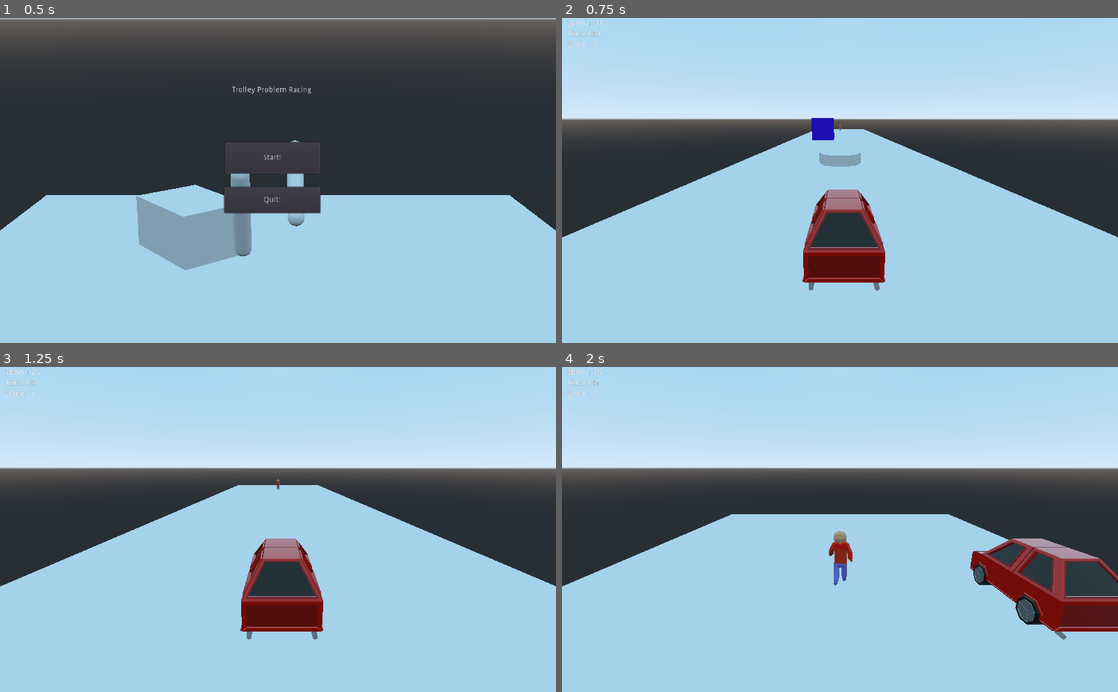
Above: before the commit, frames 1-4 (two rows, left to right).
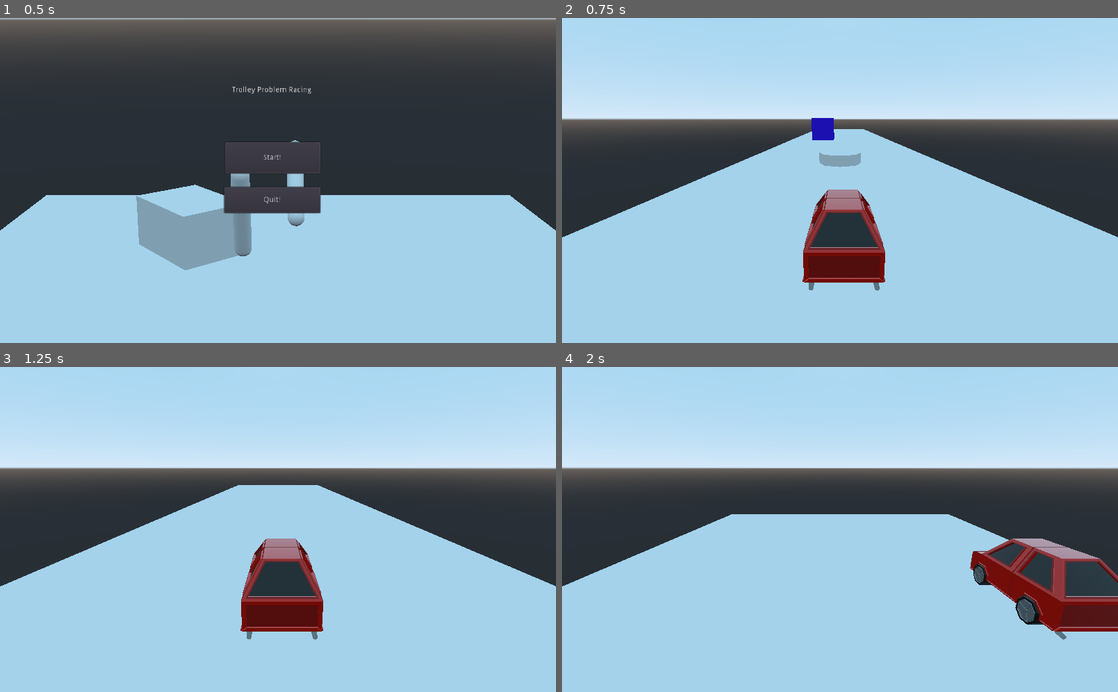
Above: after the commit, the same moments.

Repository: vtlanglois/c220gamejam
Game: Godot game, scene res://UI/Menu/StartMenu.tscn
The game is run twice, just before and just after one commit, with the same random seed, the same clock (stepped at 60 frames per second) and the same inputs.
Inputs:
- Up to frame 1 (0.5 s): no input
- Up to frame 2 (0.75 s): click "Start!" at 0.5 s
- Up to frame 3 (1.25 s): no input
- Up to frame 4 (2 s): hold D (right) from 1.28 s (still down)

Frame 1 is identical in both runs. In frame 2, less than 0.1% of the frame differs, in the area x 1-51%, y 0-35%; in frame 3, 0.1%; in frame 4, 0.5%, in the area x 1-53%, y 0-68%.

Commit message:
Update Game.tscn

Diff:
--- a/Game.tscn
+++ b/Game.tscn
@@ -1,15 +1,12 @@
-[gd_scene load_steps=6 format=2]
+[gd_scene load_steps=5 format=2]
 
 [ext_resource path="res://Road/Road.tscn" type="PackedScene" id=1]
 [ext_resource path="res://Car/Car.tscn" type="PackedScene" id=2]
 [ext_resource path="res://Wrench/Wrench.tscn" type="PackedScene" id=3]
 [ext_resource path="res://People/Sidewalk/sWalker1/sWalker1.tscn" type="PackedScene" id=4]
-[ext_resource path="res://UI/HUD/HUD.tscn" type="PackedScene" id=5]
 
 [node name="Game" type="Spatial"]
 transform = Transform( 1, -0.000545902, 0.000136479, 0.000545829, 1, 0.000522631, -0.000136767, -0.000522556, 1, 0.00310898, 0.014291, -0.00719976 )
-
-[node name="HUD" parent="." instance=ExtResource( 5 )]
 
 [node name="Road" parent="." instance=ExtResource( 1 )]
 
@@ -23,6 +20,3 @@
 
 [node name="Wrench" parent="." instance=ExtResource( 3 )]
 transform = Transform( 1, 3.37188e-10, -8.73115e-11, -1.05516e-11, 1, 0, 0, 3.49246e-10, 1, -1.60256, 1.13505, -21.3915 )
-
-[node name="sWalker" parent="." instance=ExtResource( 4 )]
-transform = Transform( 2, 2.08772e-10, -5.82077e-11, -2.11031e-11, 2, 0, 0, 2.32831e-10, 2, 0.00591218, 0.0225896, -43.229 )
